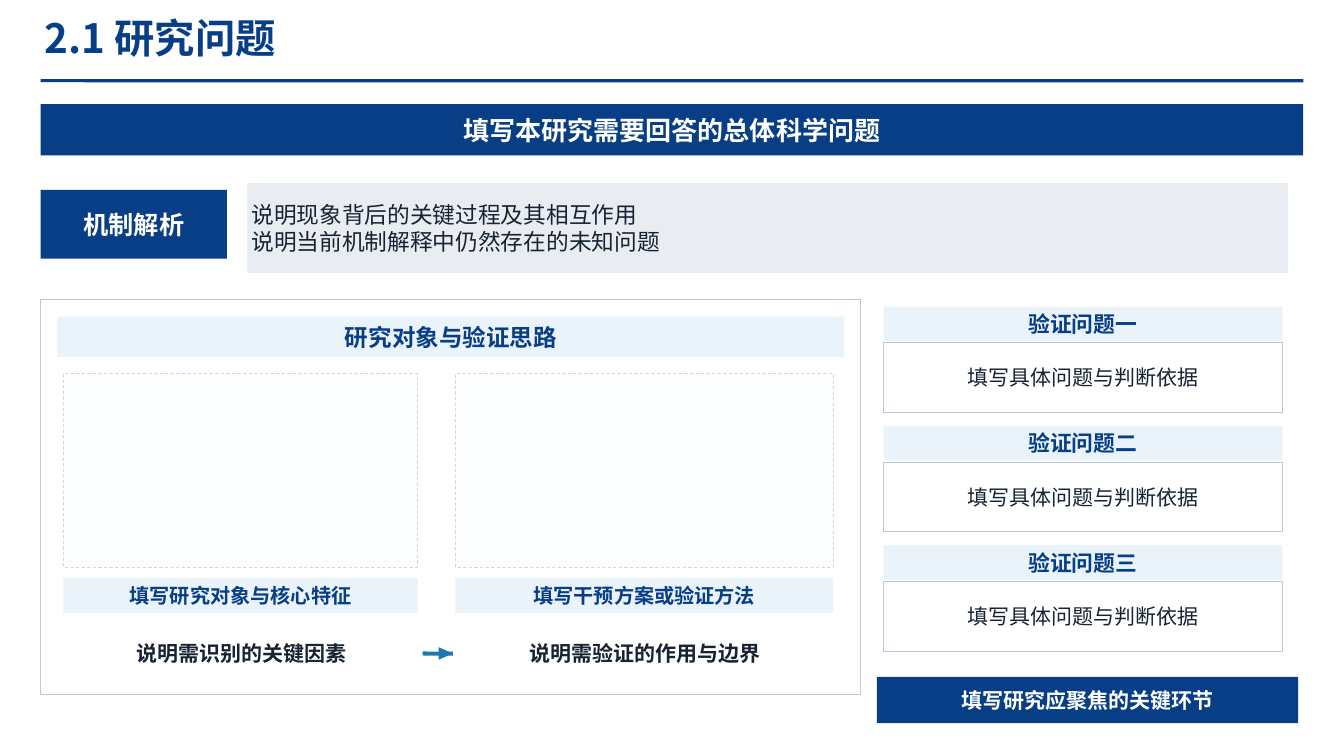
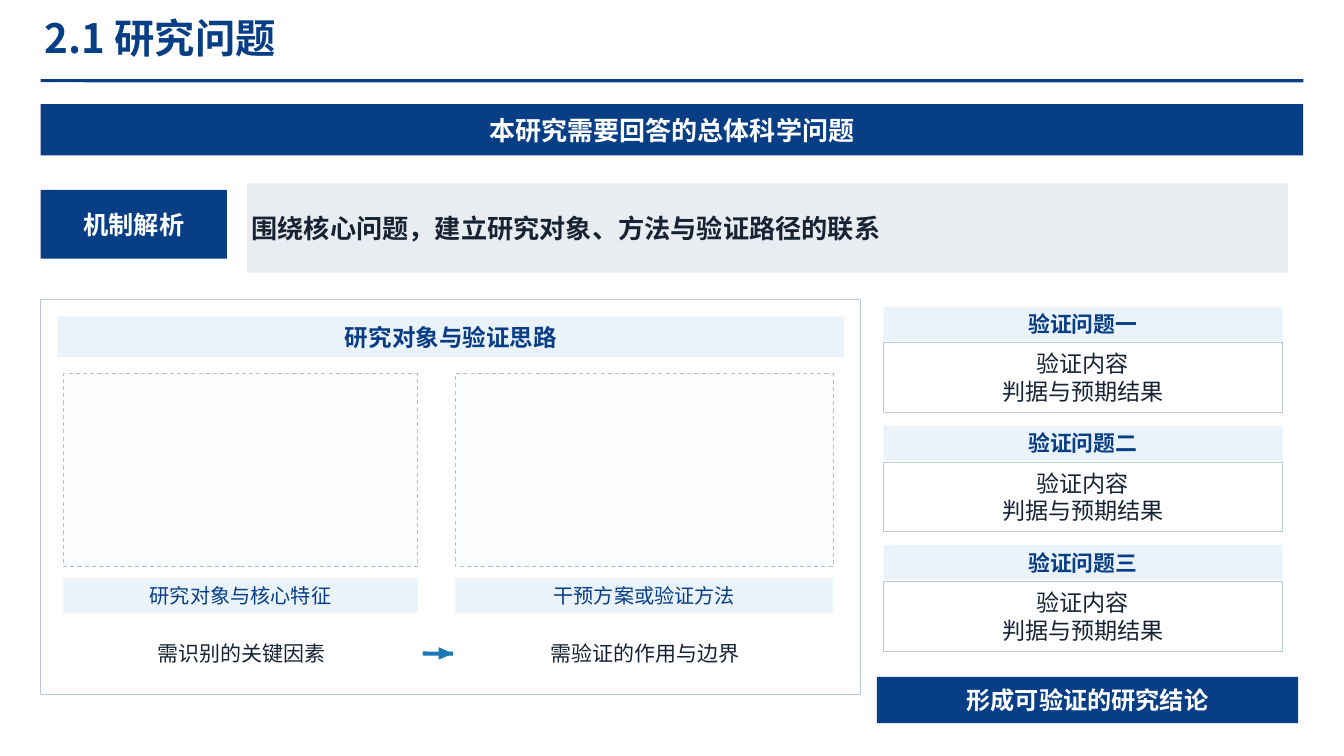
Before and after one commit to chengweihuu/research-opt-skill, a slide deck: slide 18 of assets/template-library.pptx. Drawn at 1344x756 pixels with LibreOffice and Linux fonts; fonts in the diff are those of the drawing. Boxes give left, top, right and bottom in pixels: in the first picture for what was removed or moved away, otherwise in the second. Text is boxed around its words. In the diff, an @@ line names an element or a change of style, - is before the commit and + after.

```diff
--- a/assets/template-library.pptx
+++ b/assets/template-library.pptx
@@ text in rectangle at (490,117,854,143): text changed @@
-填写本研究需要回答的总体科学问题
+本研究需要回答的总体科学问题
@@ text in rectangle at (251,215,880,242): text changed; size 16.2 to 18.8 pt; bold on @@
-说明现象背后的关键过程及其相互作用
-说明当前机制解释中仍然存在的未知问题
+围绕核心问题，建立研究对象、方法与验证路径的联系
@@ text in rectangle at (1002,352,1163,402): text changed; size 15 to 16.5 pt @@
-填写具体问题与判断依据
+验证内容
+判据与预期结果
@@ rectangle at (64,374,417,568): fill #FBFDFF to #FBFCFE; outline #CAD7E5 0.57 pt dashed to #AFC0D3 0.75 pt dashed @@
@@ rectangle at (456,374,834,568): fill #FBFDFF to #FBFCFE; outline #CAD7E5 0.57 pt dashed to #AFC0D3 0.75 pt dashed @@
@@ text in rectangle at (1002,472,1163,521): text changed; size 15 to 16.5 pt @@
-填写具体问题与判断依据
+验证内容
+判据与预期结果
@@ text in rectangle at (150,586,331,605): text changed; bold off @@
-填写研究对象与核心特征
+研究对象与核心特征
@@ text in rectangle at (554,586,735,605): text changed; bold off @@
-填写干预方案或验证方法
+干预方案或验证方法
@@ text in rectangle at (1002,591,1163,641): text changed; size 15 to 16.5 pt @@
-填写具体问题与判断依据
+验证内容
+判据与预期结果
@@ text at (157,643,325,663): text changed; bold off @@
-说明需识别的关键因素
+需识别的关键因素
@@ text at (551,643,740,663): text changed; bold off @@
-说明需验证的作用与边界
+需验证的作用与边界
@@ text in rectangle at (967,688,1209,712): text changed; size 15 to 17.2 pt @@
-填写研究应聚焦的关键环节
+形成可验证的研究结论
```
Also in this commit, not shown: 37 other slides changed, 1 other file.
